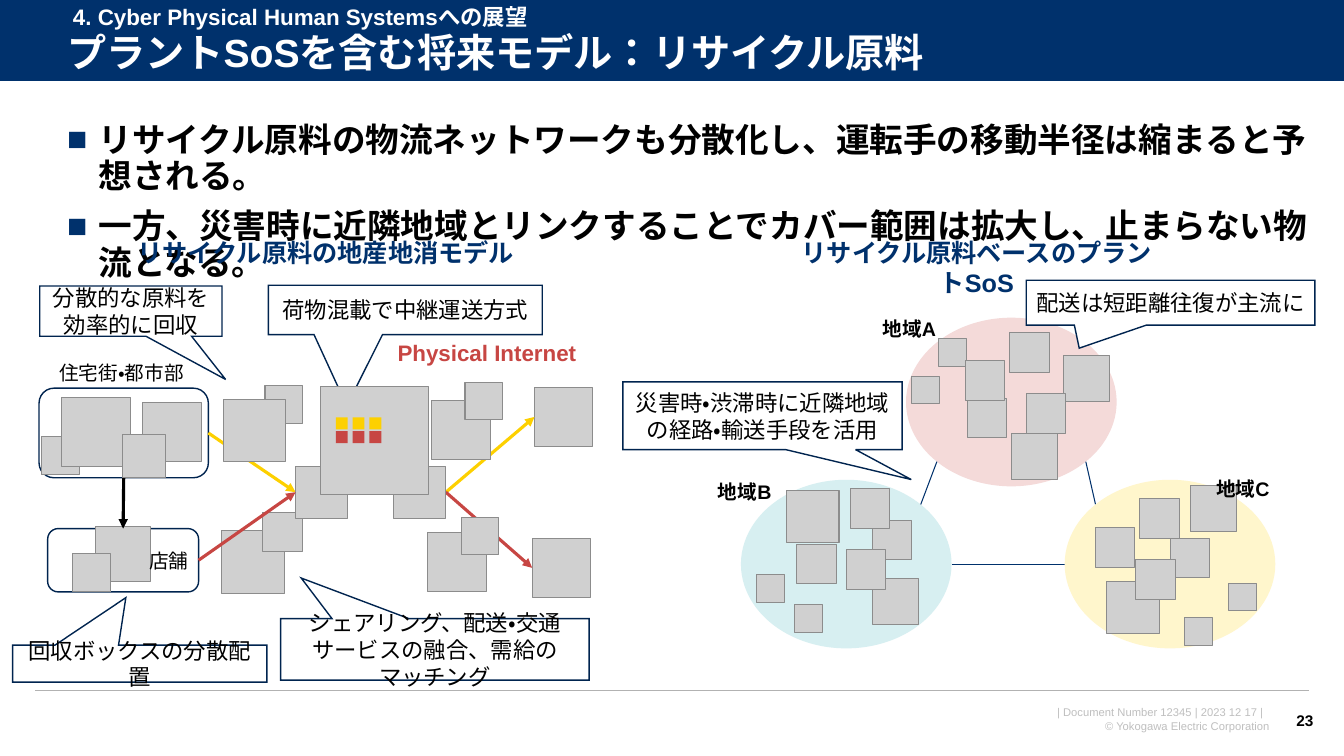
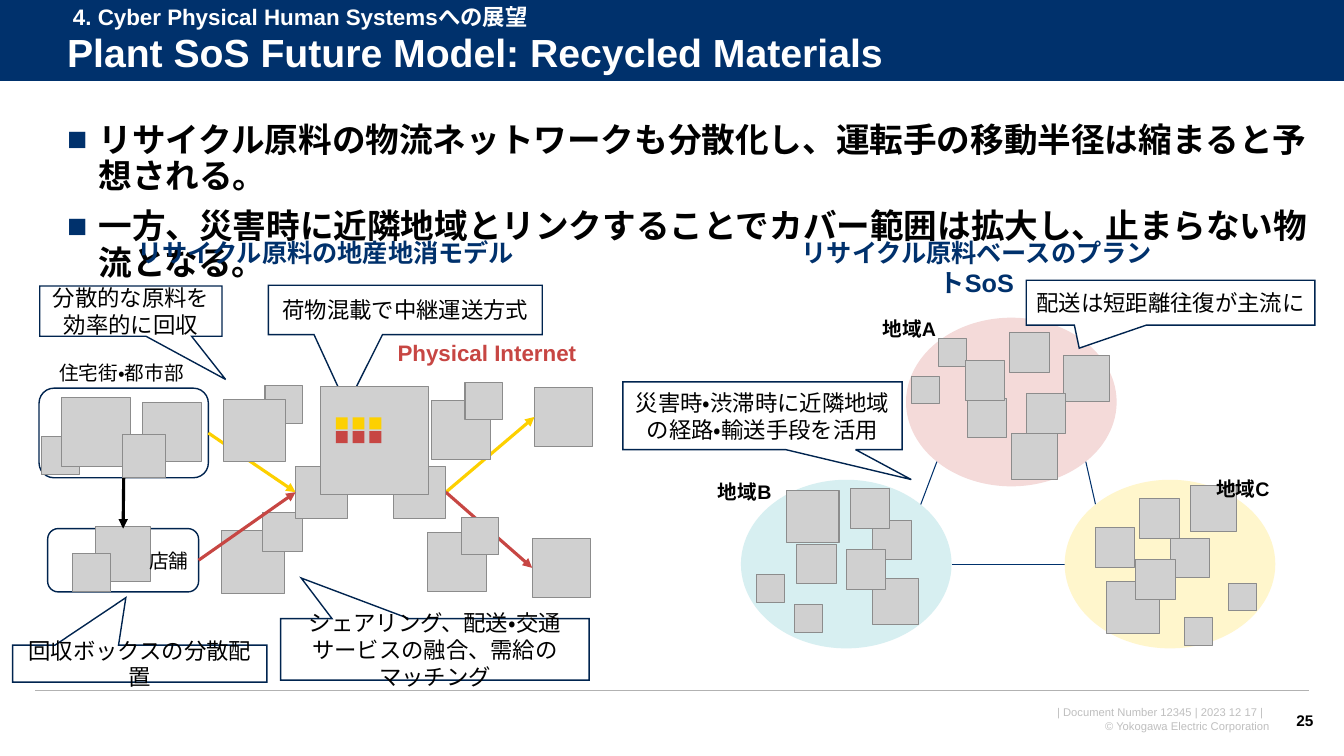
Before and after one commit to watarukumagai-git/opt, a slide deck: slide 25 of SoS/240322_SoS_kumagai.pptx (slide 23 before the commit). Drawn at 1344x756 pixels with LibreOffice and Linux fonts; fonts in the diff are those of the drawing; grey boxes stand for pictures; background and template pictures are left out. Boxes give left, top, right and bottom in pixels: in the first picture for what was removed or moved away, otherwise in the second. Text is boxed around its words. In the diff, an @@ line names an element or a change of style, - is before the commit and + after.

```diff
--- a/SoS/240322_SoS_kumagai.pptx
+++ b/SoS/240322_SoS_kumagai.pptx
@@ text at <box>67,38,883,75</box>: text changed @@
-プラントSoSを含む将来モデル：リサイクル原料
+Plant SoS Future Model: Recycled Materials
@@ page number at <box>1296,715,1313,726</box>: text changed @@
-23
+25
```
Also in this commit, not shown: 13 other slides changed, 4 slides added, 8 slides removed.
